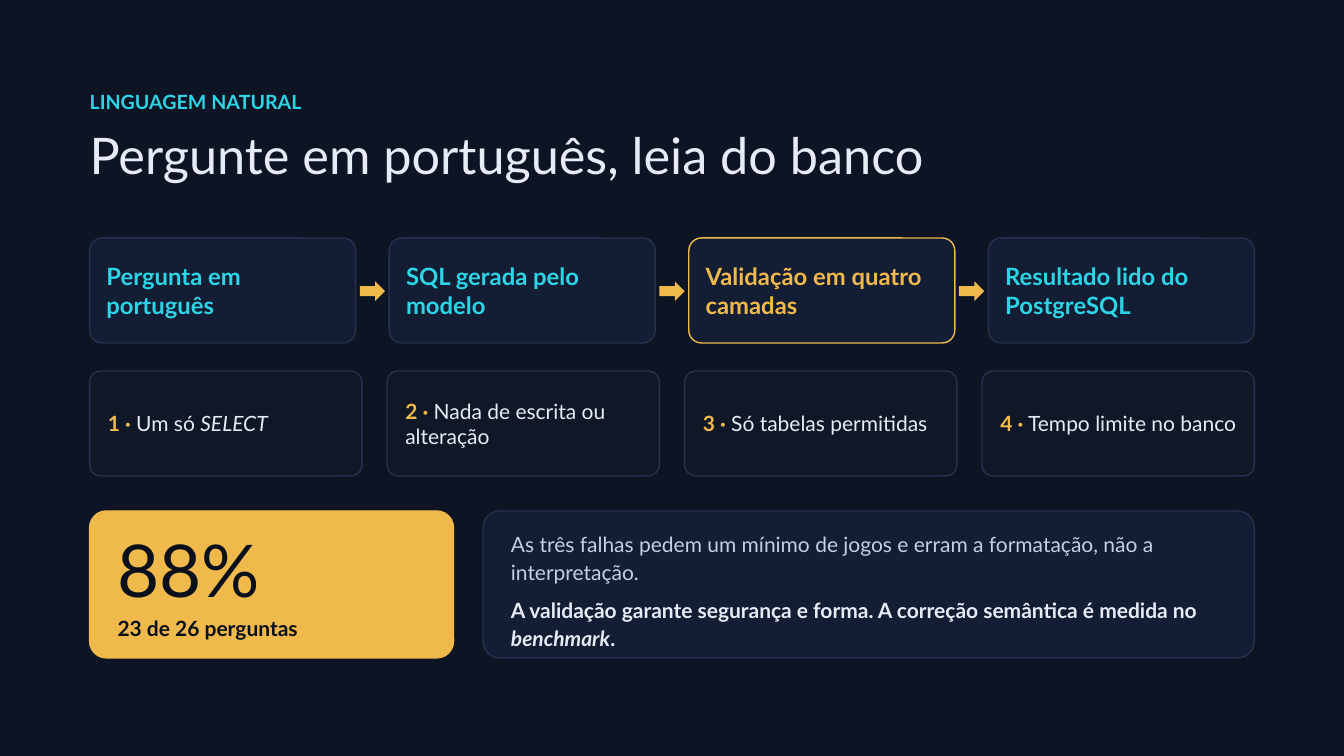
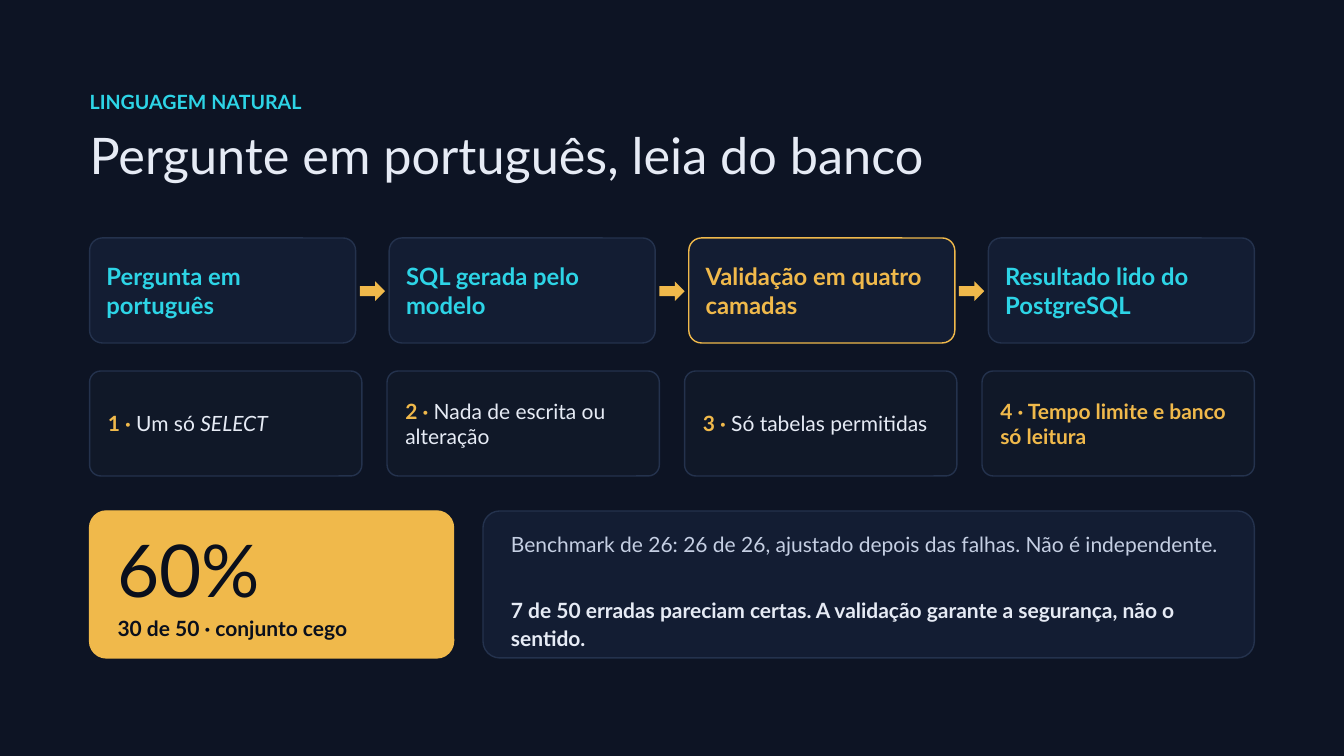
Before and after one commit to tamiosso125/lol-analytics, a slide deck: slide 14 of docs/bellestraiko_defesa_v4.pptx. Drawn at 1344x756 pixels with LibreOffice and Linux fonts; fonts in the diff are those of the drawing. Boxes give left, top, right and bottom in pixels: in the first picture for what was removed or moved away, otherwise in the second. Text is boxed around its words. In the diff, an @@ line names an element or a change of style, - is before the commit and + after.

```diff
--- a/docs/bellestraiko_defesa_v4.pptx
+++ b/docs/bellestraiko_defesa_v4.pptx
@@ text at box(1000, 403, 1225, 444): text changed; text colour #E6EBF5 to #F0B94B; bold on @@
-4 · Tempo limite no banco
+4 · Tempo limite e banco só leitura
@@ text at box(511, 536, 1217, 556): text changed @@
-As três falhas pedem um mínimo de jogos e erram a formatação, não a interpretação.
+Benchmark de 26: 26 de 26, ajustado depois das falhas. Não é independente.
@@ text at box(118, 544, 261, 598): text changed @@
-88%
+60%
@@ text at box(118, 620, 347, 640): text changed @@
-23 de 26 perguntas
+30 de 50 · conjunto cego
@@ text at box(511, 602, 1174, 646): text changed @@
-A validação garante segurança e forma. A correção semântica é medida no benchmark.
+7 de 50 erradas pareciam certas. A validação garante a segurança, não o sentido.
```
Also in this commit, not shown: 2 other files.
